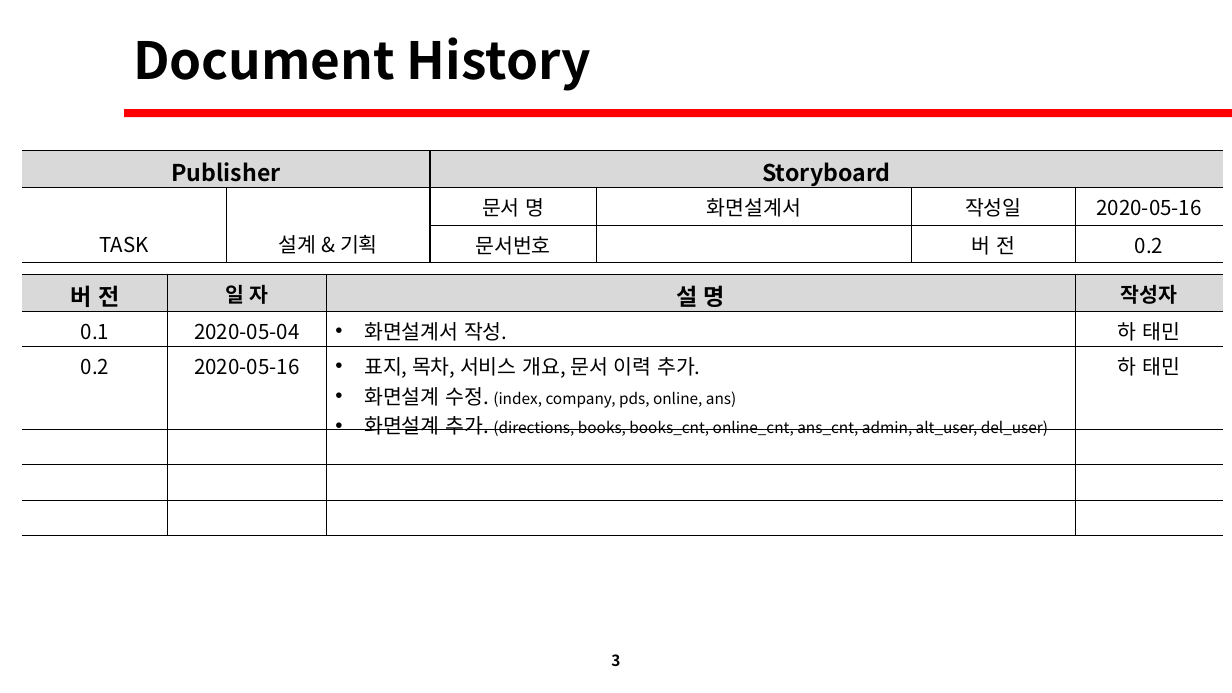
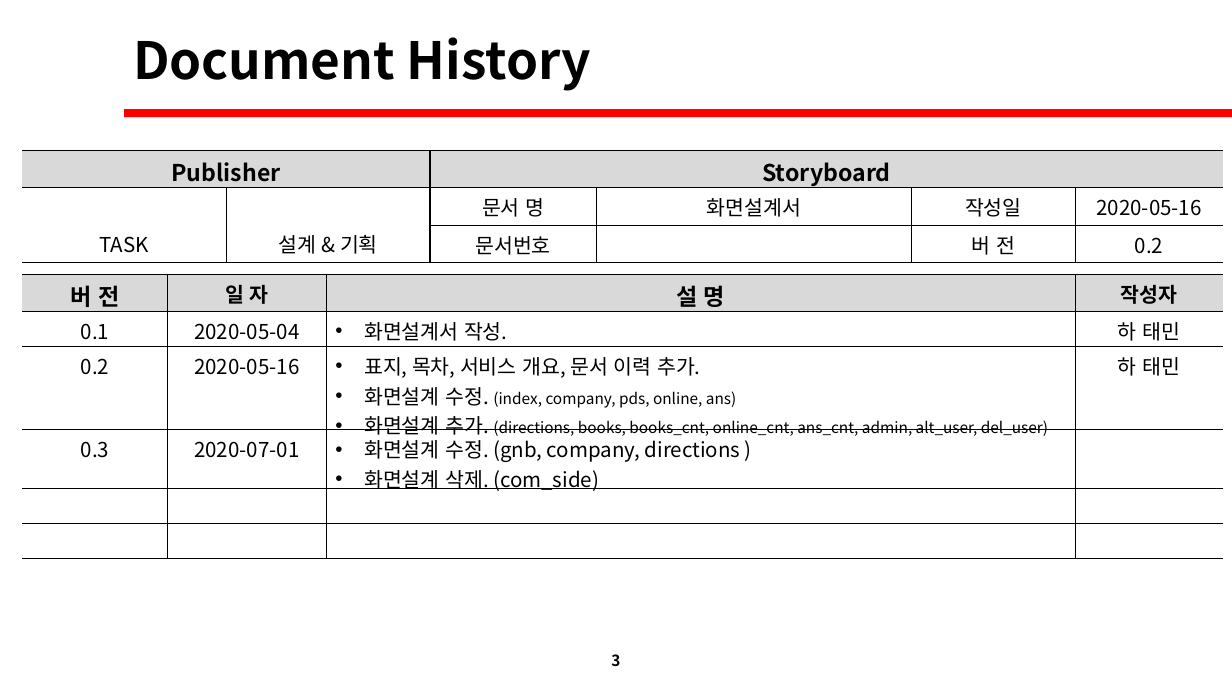
Before and after one commit to David-Ha-1217/Publisher_Portfolio, a slide deck: slide 3 of Documents/화면설계서.pptx. Drawn at 1232x693 pixels with LibreOffice and Linux fonts; fonts in the diff are those of the drawing. Boxes give left, top, right and bottom in pixels: in the first picture for what was removed or moved away, otherwise in the second. Text is boxed around its words. In the diff, an @@ line names an element or a change of style, - is before the commit and + after.

Commit message:
(2020-07-03) 화면설계_HTML, CSS 완료.

```diff
--- a/Documents/화면설계서.pptx
+++ b/Documents/화면설계서.pptx
@@ table at box(22, 274, 1224, 559) @@
+row 4: 0.3 | 2020-07-01 | 화면설계 수정. (gnb, company, directions ) / 화면설계 삭제. (com_side) | 
-row 6:  |  |  | 
```
Also in this commit, not shown: 6 other slides changed, 1 slide removed, 38 other files.
